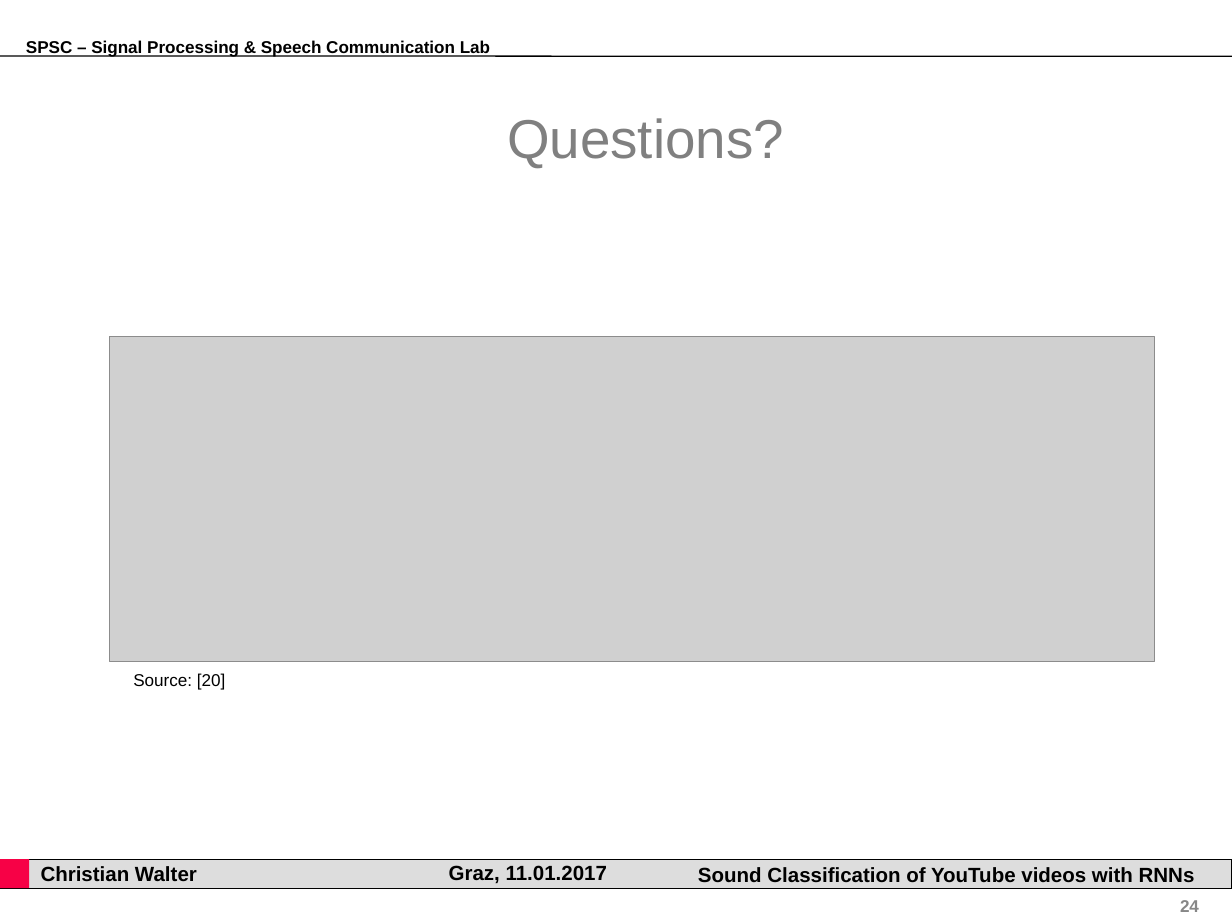
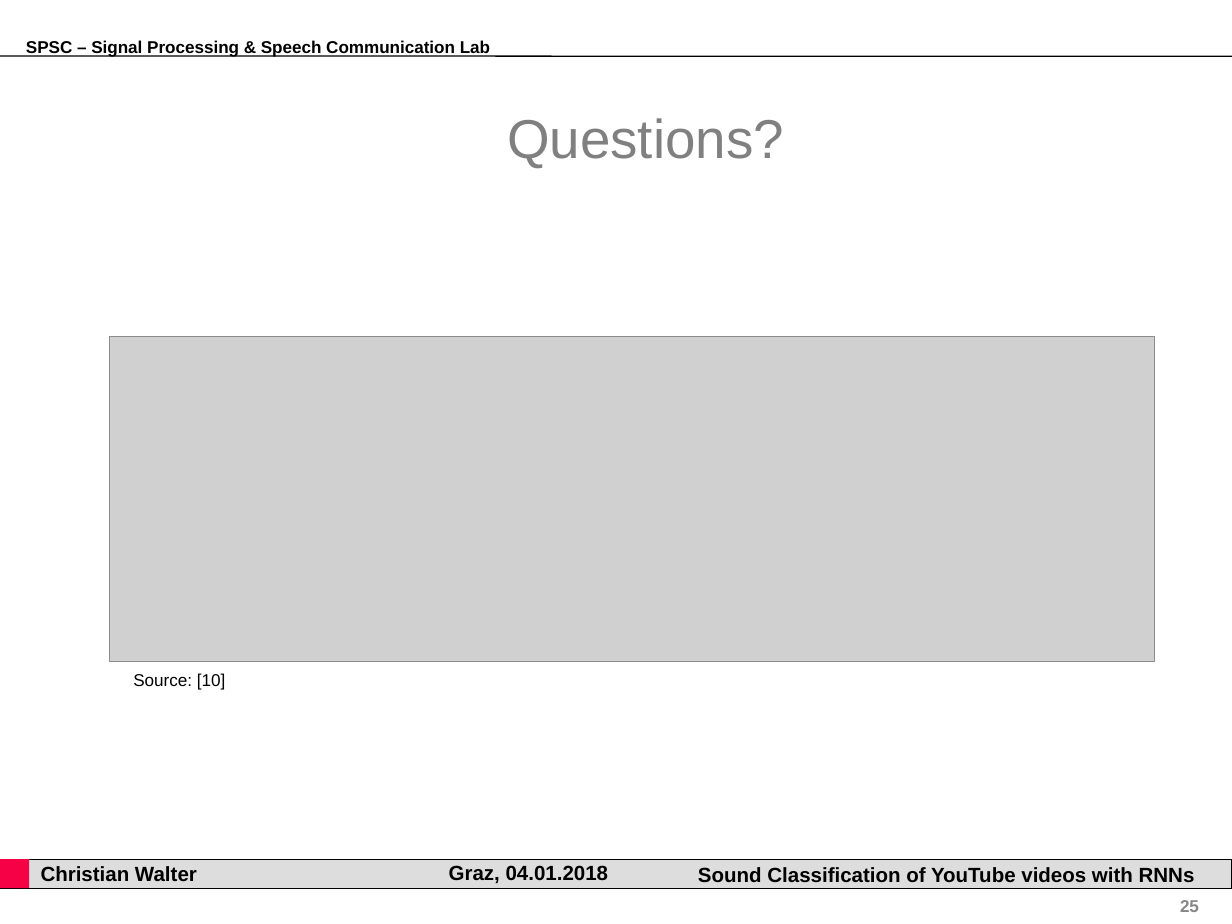
Before and after one commit to gartenschlaefer/present, a slide deck: slide 25 of bachelor_thesis/bachelor_thesis.ppt (slide 24 before the commit). Drawn at 1232x924 pixels with LibreOffice and Linux fonts; fonts in the diff are those of the drawing; grey boxes stand for pictures; background and template pictures are left out. Boxes give left, top, right and bottom in pixels: in the first picture for what was removed or moved away, otherwise in the second. Text is boxed around its words. In the diff, an @@ line names an element or a change of style, - is before the commit and + after.

```diff
--- a/bachelor_thesis/bachelor_thesis.ppt
+++ b/bachelor_thesis/bachelor_thesis.ppt
@@ text at box(133, 673, 225, 690): text changed @@
-Source: [20]
+Source: [10]
@@ text at box(449, 865, 609, 883): text changed @@
-Graz, 11.01.2017
+Graz, 04.01.2018
@@ page number at box(1180, 900, 1199, 912): text changed @@
-24
+25
```
Also in this commit, not shown: 21 other slides changed, 4 slides added, 3 slides removed, 10 other files.
